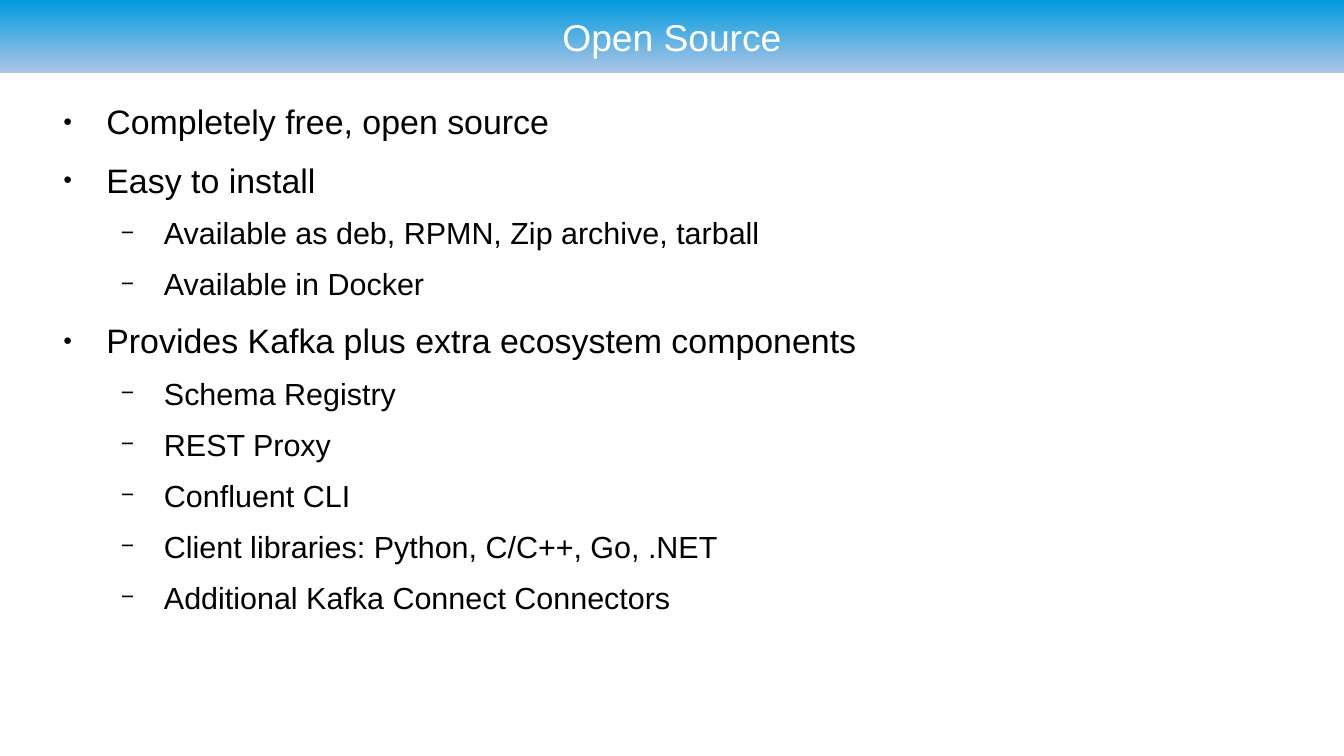
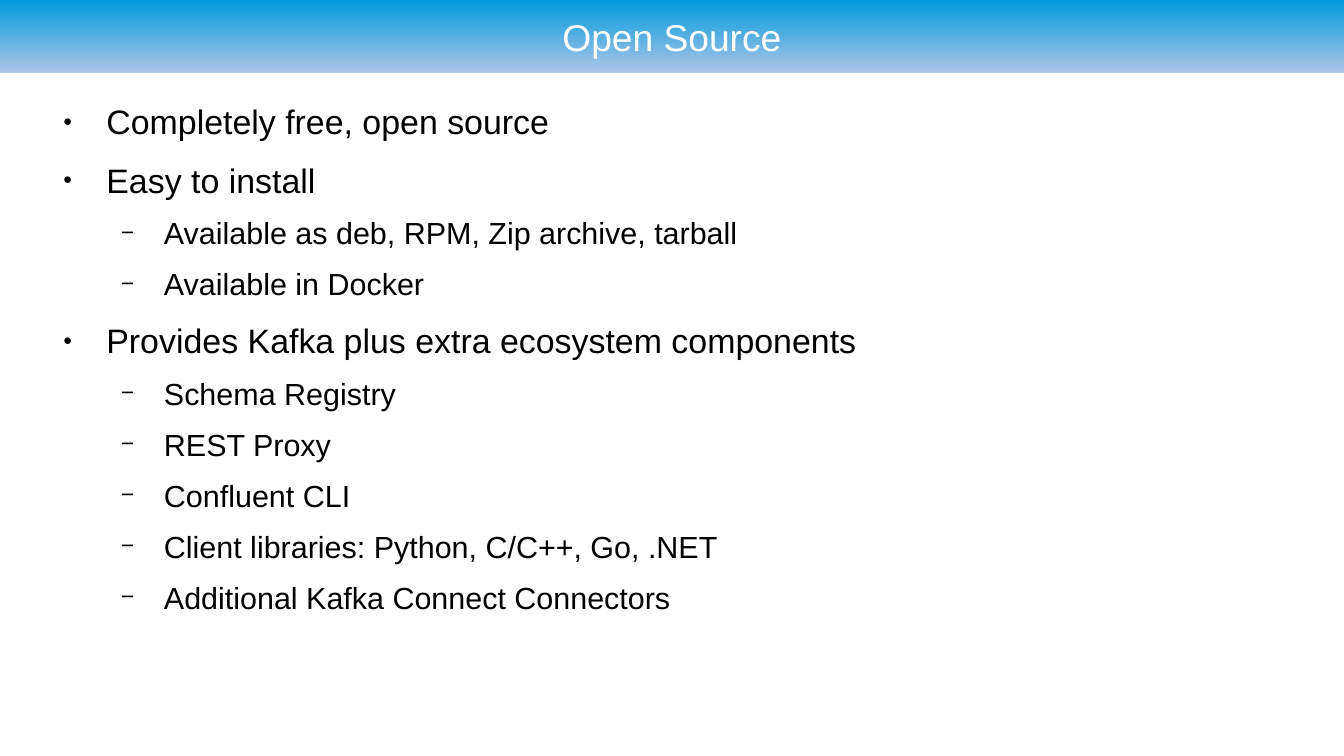
Before and after one commit to ryzlab/kafka-kompetensdag, a slide deck: slide 6 of doc/presentation.odp. Drawn at 1344x756 pixels with LibreOffice and Linux fonts; fonts in the diff are those of the drawing; background and template pictures are left out. Boxes give left, top, right and bottom in pixels: in the first picture for what was removed or moved away, otherwise in the second. Text is boxed around its words. In the diff, an @@ line names an element or a change of style, - is before the commit and + after.

```diff
--- a/doc/presentation.odp
+++ b/doc/presentation.odp
@@ text at [164,222,737,250]: text changed @@
-  − Available as deb, RPMN, Zip archive, tarball
+  − Available as deb, RPM, Zip archive, tarball
```
Also in this commit, not shown: 17 other slides changed, 2 slides added.
